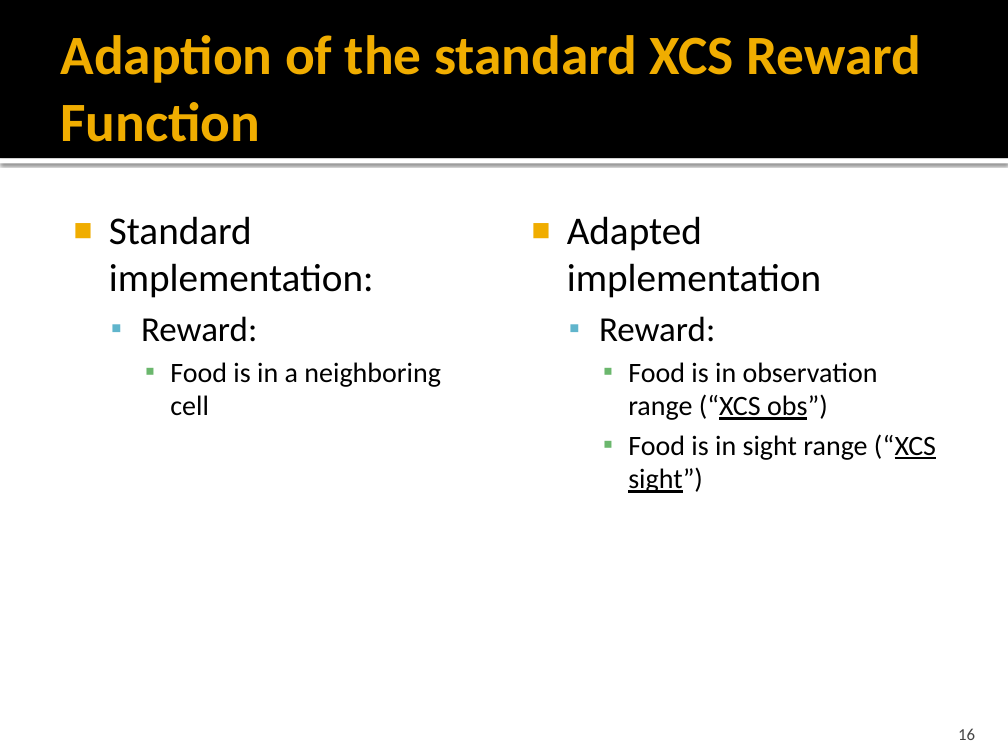
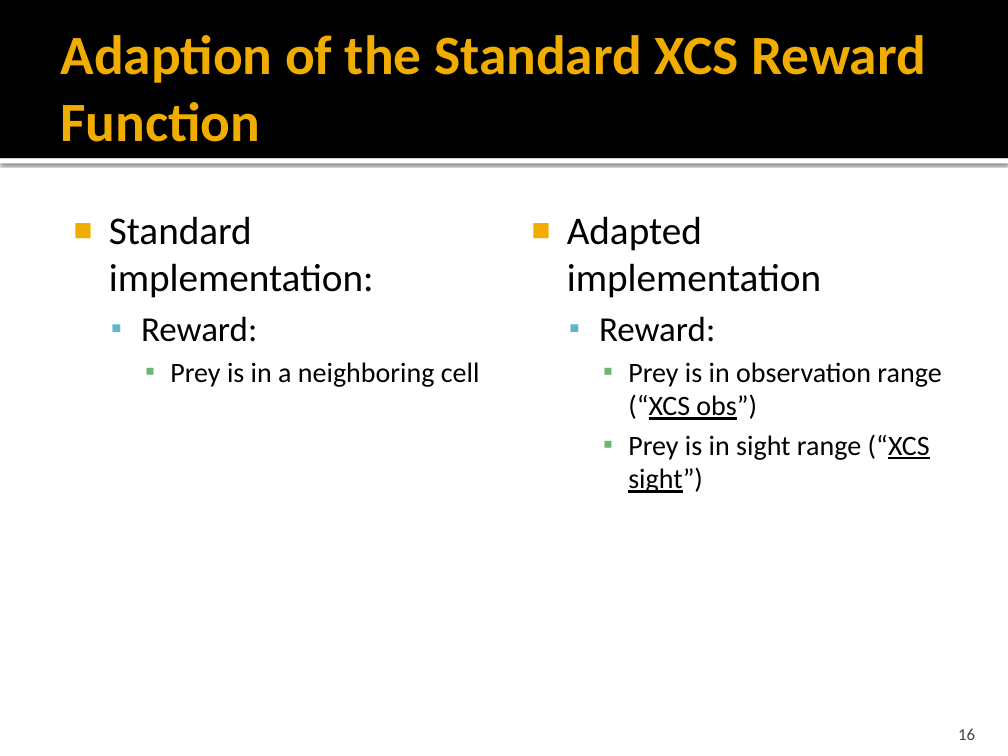
Before and after one commit to ClemensLode/GECCO-XCS-paper, a slide deck: slide 16 of Presentation/Adaption of XCS to Multi-Learner Predator.pptx. Drawn at 1008x756 pixels with LibreOffice and Linux fonts; fonts in the diff are those of the drawing. Boxes give left, top, right and bottom in pixels: in the first picture for what was removed or moved away, otherwise in the second. Text is boxed around its words. In the diff, an @@ line names an element or a change of style, - is before the commit and + after.

```diff
--- a/Presentation/Adaption of XCS to Multi-Learner Predator.pptx
+++ b/Presentation/Adaption of XCS to Multi-Learner Predator.pptx
@@ title at bbox=[60, 35, 926, 142]: text changed @@
-Adaption of the standard XCS Reward Function
+Adaption of the Standard XCS Reward Function
@@ text at bbox=[170, 362, 480, 387]: text changed @@
-    ▪ Food is in a neighboring cell
+    ▪ Prey is in a neighboring cell
@@ text at bbox=[628, 362, 941, 493]: text changed @@
-    ▪ Food is in observation range (“XCS obs”)
-    ▪ Food is in sight range (“XCS sight”)
+    ▪ Prey is in observation range (“XCS obs”)
+    ▪ Prey is in sight range (“XCS sight”)
```
Also in this commit, not shown: 26 other slides changed, 1 slide added, 7 slides removed, 1 other file.
